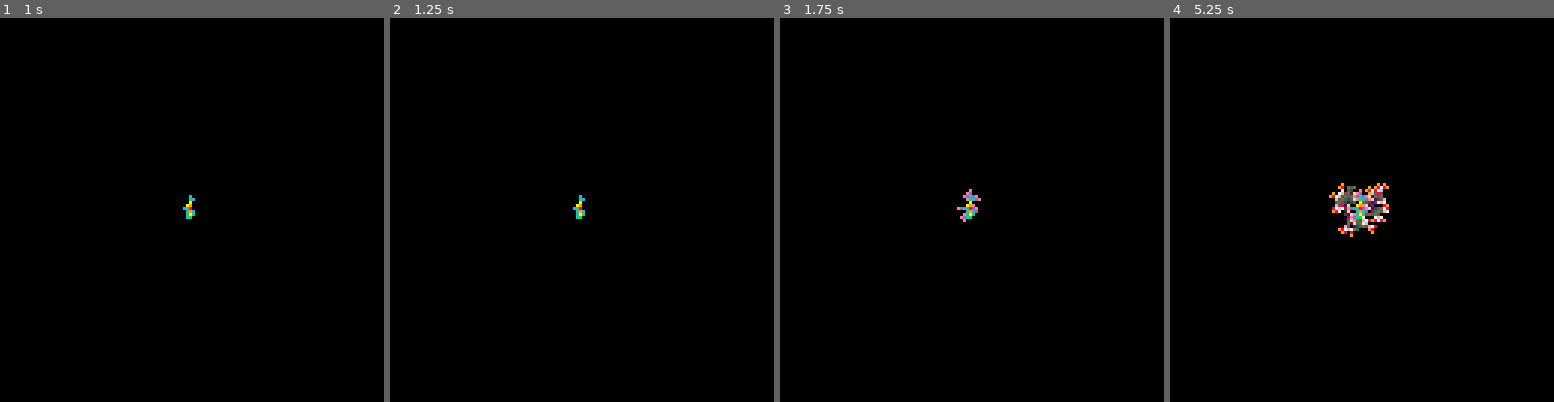
Above: before the commit, frames 1-4 (left to right).
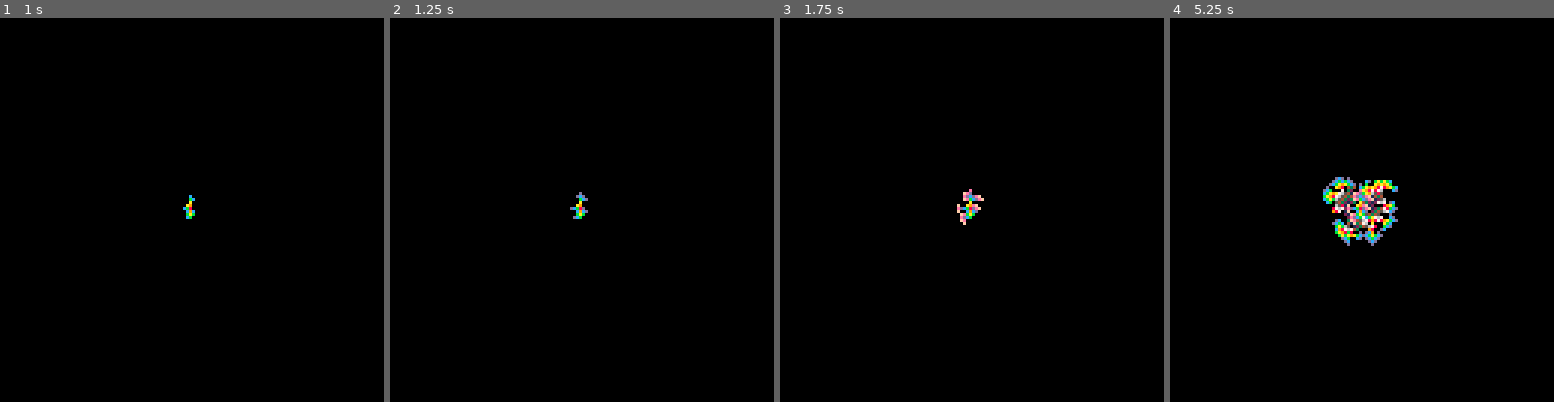
Above: after the commit, the same moments.

Repository: shiyouganai/pico8_carts
Game: PICO-8 cartridge tweetcarts/transmission.p8
Same seed, same stepped clock (60 frames per second), same inputs: the game is played once before the commit and once after it.
Inputs:
- Up to frame 1 (1 s): no input
- Up to frame 2 (1.25 s): no input
- Up to frame 3 (1.75 s): no input
- Up to frame 4 (5.25 s): no input

Frame 1 is identical in both runs. In frame 2, less than 0.1% of the frame differs, in the area x 46-52%, y 45-53%; in frame 3, less than 0.1%; in frame 4, 0.8%, in the area x 39-60%, y 41-60%.

Commit message:
Added tweet-size viral cart

Diff:
--- a/tweetcarts/transmission.p8
+++ b/tweetcarts/transmission.p8
@@ -13,14 +13,15 @@
 pset(63, 63, 8)
 gen_map[63*128 + 63 + 1] = gen
 ::_::
-if (frame_count % 10 == 0) then
+if (frame_count % 8 == 0) then
     for x = 0, 127 do
         for y = 0, 127 do
-            if pget(x, y) == color and gen_map[x*128 + y + 1] == gen then
-                if pget(x-1, y) == 0 then if rnd(100) > 50 then pset(x-1, y, color_next) gen_map[(x - 1)*128 + y + 1] = gen_next end end
-                if pget(x+1, y) == 0 then if rnd(100) > 50 then pset(x+1, y, color_next) gen_map[(x + 1)*128 + y + 1] = gen_next end end
-                if pget(x, y-1) == 0 then if rnd(100) > 50 then pset(x, y-1, color_next) gen_map[x*128 + y] = gen_next end end
-                if pget(x, y+1) == 0 then if rnd(100) > 50 then pset(x, y+1, color_next) gen_map[x*128 + y + 2] = gen_next end end
+            index = x * 128 + y + 1
+            if pget(x, y) == color and gen_map[index] == gen then
+                if pget(x-1, y) == 0 then if rnd(100) > 50 then pset(x-1, y, color_next) gen_map[index - 128] = gen_next end end
+                if pget(x+1, y) == 0 then if rnd(100) > 50 then pset(x+1, y, color_next) gen_map[index + 128] = gen_next end end
+                if pget(x, y-1) == 0 then if rnd(100) > 50 then pset(x, y-1, color_next) gen_map[index - 1] = gen_next end end
+                if pget(x, y+1) == 0 then if rnd(100) > 50 then pset(x, y+1, color_next) gen_map[index + 1] = gen_next end end
             end
         end
     end
--- /dev/null
+++ b/tweetcarts/transmission_tweet.p8
@@ -0,0 +1,12 @@
+pico-8 cartridge // http://www.pico-8.com
+version 18
+__lua__
+--transmission
+--anxiety. copyright 2020 shiyouganai
+c,n,z,p=128,8,function(x,y,i)if pget(x,y)==0 and rnd(1)>.5 then pset(x,y,n%16+1)p[i]=n+1 end end,{}cls()pset(63,63,8)p[8127]=n::_::for i=0,16383 do
+x,y=i/c,i%c
+if p[i]==n then
+z(x-1,y,i-c)z(x+1,y,i+c)z(x,y-1,i-1)z(x,y+1,i+1)end
+end
+n+=1
+flip()goto _
